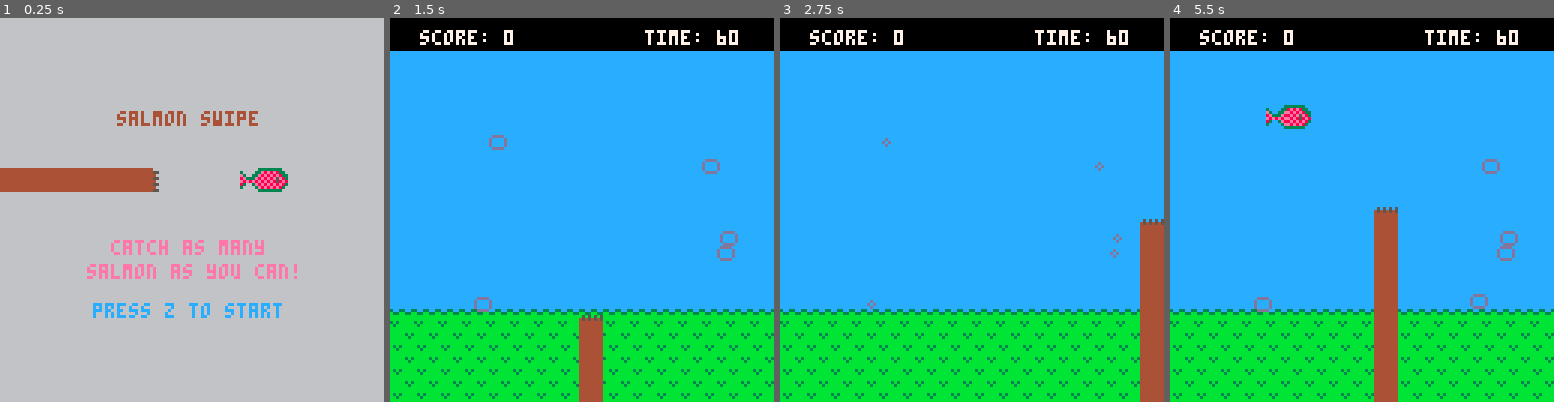
Above: before the commit, frames 1-4 (left to right).
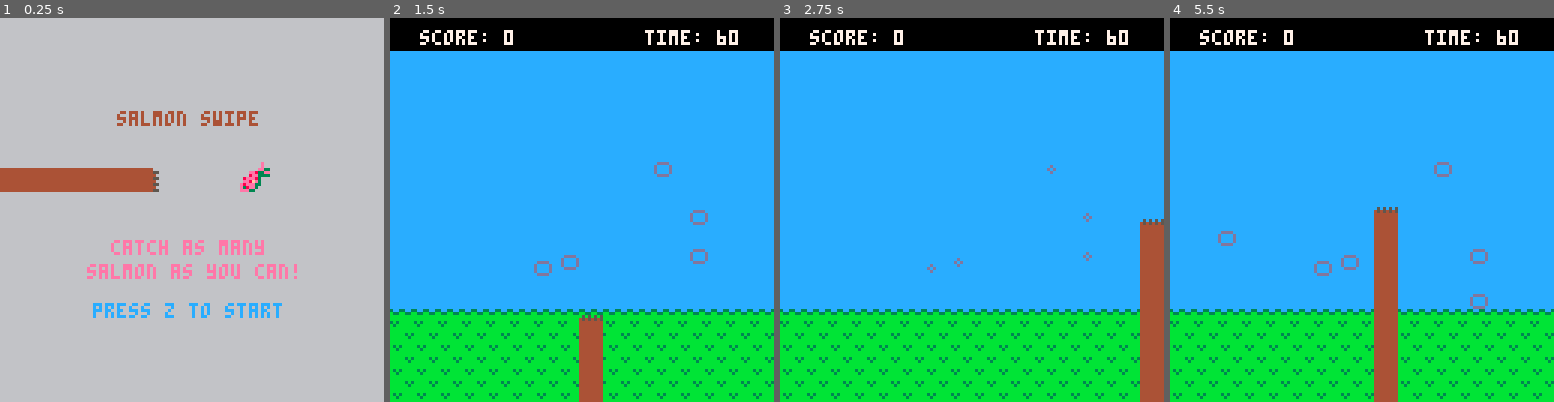
Above: after the commit, the same moments.

Repository: kirsty-gasston/bear-game
Game: PICO-8 cartridge bear-game.p8
Same seed, same stepped clock (60 frames per second), same inputs: the game is played once before the commit and once after it.
Inputs:
- Up to frame 1 (0.25 s): no input
- Up to frame 2 (1.5 s): tap O (Z key) at 0.7 s
- Up to frame 3 (2.75 s): hold Right 1.6-2.1 s; tap O (Z key) at 1.7, 2.1, 2.5 s; hold Up 2.15-2.42 s; hold Right from 2.47 s (still down)
- Up to frame 4 (5.5 s): tap O (Z key) every 0.4 s from 2.9 to 5.3 s; release Right at 3.03 s; hold Left 3.08-3.58 s; hold Down 3.63-3.97 s; hold Right 4.02-4.68 s; hold Up 4.73-5.03 s; hold Left from 5.08 s (still down)

The runs differ from the first frame. In frame 1, 0.7% of the frame differs, in the area x 62-75%, y 37-46%; in frame 2, 0.9%; in frame 3, 0.2%; in frame 4, 1.3%, in the area x 12-91%, y 22-77%.

Commit message:
refactoring salmon and ripples, replacing the slamon sprites

Diff:
--- a/bear-game.p8
+++ b/bear-game.p8
@@ -22,8 +22,8 @@
 
 --salmon vars
 salmonspr = 0
+ripples = {}
 salmons = {}
-jumpingsalmons = {}
 -- game loop
 
 function _init()
@@ -31,7 +31,7 @@
 -- as the game loads
 
  for x=1,5 do
-	 add(salmons, spawnsalmon())
+	 add(ripples, spawnripple())
  end
  resetjump()
 end
@@ -58,19 +58,19 @@
 end
 
 -- init functions
-function spawnsalmon()
-local salmon = {}
-      salmon.x = rnd(screenwidth)
-      salmon.y = rnd(82)+10
-      salmon.width = 8
-      salmon.height = 8
-      salmon.jumping = false
-return salmon
+function spawnripple()
+local ripple = {}
+      ripple.x = rnd(90)+10
+      ripple.y = rnd(40)+40
+      ripple.width = 8
+      ripple.height = 8
+      ripple.jumping = false
+return ripple
 end
 
 function resetjump()
 	jumptimer = rnd(5 * fps)+2
-	selected = rnd(count(salmons)) --rnd(count(salmons))
+	selected = rnd(count(ripples)) --rnd(count(ripples))
 	jumptimer = flr(abs(jumptimer))
 	selected = flr(abs(selected)) + 1
 end
@@ -85,9 +85,10 @@
 function gameupdate()
 	jumptimer-=1
 	if(jumptimer <= 0) then
-		add(jumpingsalmons,salmonjump(salmons[selected].x, salmons[selected].y))
-		salmons[selected].x = rnd(screenwidth)
-		salmons[selected].y = rnd(82)+10
+		add(salmons,salmonjump(ripples[selected].x, ripples[selected].y))
+		ripples[selected].x = rnd(screenwidth)
+		ripples[selected].y = rnd(82)+10
+		add(ripples, spawnripple())
 		resetjump()
 		sfx(0)
 	end
@@ -105,6 +106,7 @@
   scene=1
   score=0
   timer=61
+  salmons = {}
  end
 end
 
@@ -114,23 +116,23 @@
 		salmonspr = 0
 	end
 
-	for jumpingsalmon in all(jumpingsalmons) do
-		jumpingsalmon.y -= 1
-
-		if(jumpingsalmon.y < jumpingsalmon.prevy - 10) then
-
-			if(jumpingsalmon.y < jumpingsalmon.prevy) then
-				jumpingsalmon.y += 1
+	for salmon in all(salmons) do
+		salmon.y -= 1
+
+		if(salmon.y < salmon.prevy - 10) then
+
+			if(salmon.y < salmon.prevy) then
+				salmon.y += 1
 			end
 
 		end
 
-		if iscolliding(player,jumpingsalmon) then
-	 	if jumpingsalmon.jumping == true then
+		if iscolliding(player,salmon) then
+	 	if salmon.jumping == true then
    	score+=50
    	player.y=screenheight-7
    	sfx(1)
-   	del(jumpingsalmons, jumpingsalmon)
+   	del(salmons, salmon)
 			end
 		end
 	end
@@ -139,16 +141,16 @@
 end
 
 function salmonjump(x, y)
-	local jumpingsalmon = {}
-							jumpingsalmon.x = x
-	 					jumpingsalmon.y = y
-	 					jumpingsalmon.prevx = jumpingsalmon.x
-	 					jumpingsalmon.prevy = jumpingsalmon.y
-							jumpingsalmon.width = 16
-      	jumpingsalmon.height = 8
-							jumpingsalmon.jumping = true
-
-	return jumpingsalmon
+	local salmon = {}
+							salmon.x = x
+	 					salmon.y = y
+	 					salmon.prevx = salmon.x
+	 					salmon.prevy = salmon.y
+							salmon.width = 16
+      	salmon.height = 8
+							salmon.jumping = true
+
+	return salmon
 end
 
 
@@ -162,8 +164,9 @@
 	print(titletxt, hcenter(titletxt), screenheight/4, 4)
 	rectfill(0,(screenheight/2.5),45,((screenheight/2.5)+7))
 	spr(17,45,(screenheight/2.5))
-	spr(5,80, (screenheight/2.5))
-	spr(6,88, (screenheight/2.5))
+	spr(43,80, (screenheight/2.5))
+	spr(44,88, (screenheight/2.5))
+ spr(27,80, ((screenheight/2.5)-8))
 	print(instructtxt, hcenter(instructtxt), (screenheight/4)+(screenheight/3), 14)
 	print(instructtxt2, hcenter(instructtxt2), (screenheight/4)+(screenheight/2.5), 14)
 	print(starttxt, hcenter(starttxt), (screenheight/4)+(screenheight/2),12)
@@ -180,22 +183,23 @@
 end
 
 function salmondraw()
- for salmon in all(salmons) do
+ for ripple in all(ripples) do
 			-- show ripple sprite
 			if salmonspr < (fps*2/4) then
-	 		spr(18, salmon.x, salmon.y)
+	 		spr(18, ripple.x, ripple.y)
 	 	elseif salmonspr < (fps*2/2) then
-	 		spr(19, salmon.x, salmon.y)
+	 		spr(19, ripple.x, ripple.y)
 	 	elseif salmonspr < (fps*2/2) + (fps*2/4) then
-	 		spr(21, salmon.x, salmon.y)
+	 		spr(21, ripple.x, ripple.y)
 	 	else
-	 		spr(19, salmon.x, salmon.y)
+	 		spr(19, ripple.x, ripple.y)
 			end
 	end
 
-	for jumpingsalmon in all(jumpingsalmons) do
-		spr(5, jumpingsalmon.x, jumpingsalmon.y)
-		spr(6, jumpingsalmon.x + 7, jumpingsalmon.y)
+	for salmon in all(salmons) do
+		spr(43, salmon.x, salmon.y)
+		spr(27, salmon.x, salmon.y-8)
+		spr(44, salmon.x+8, salmon.y)
 	end
 end
 
